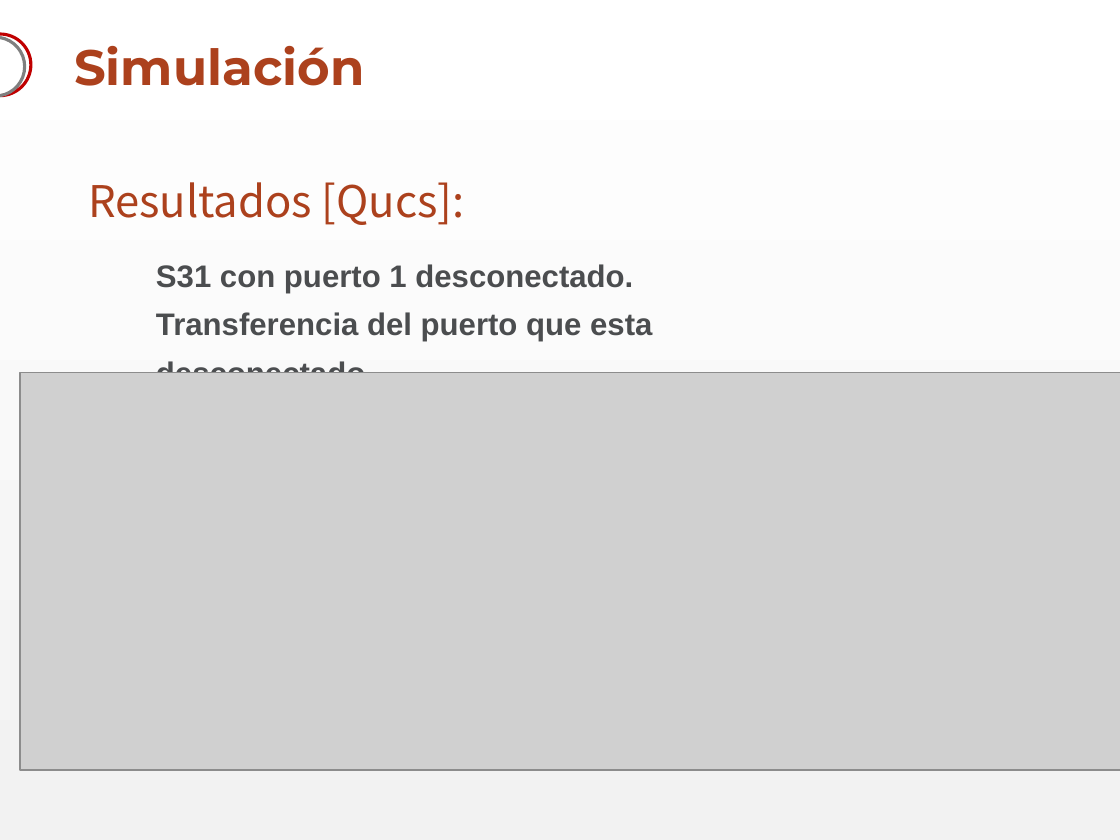
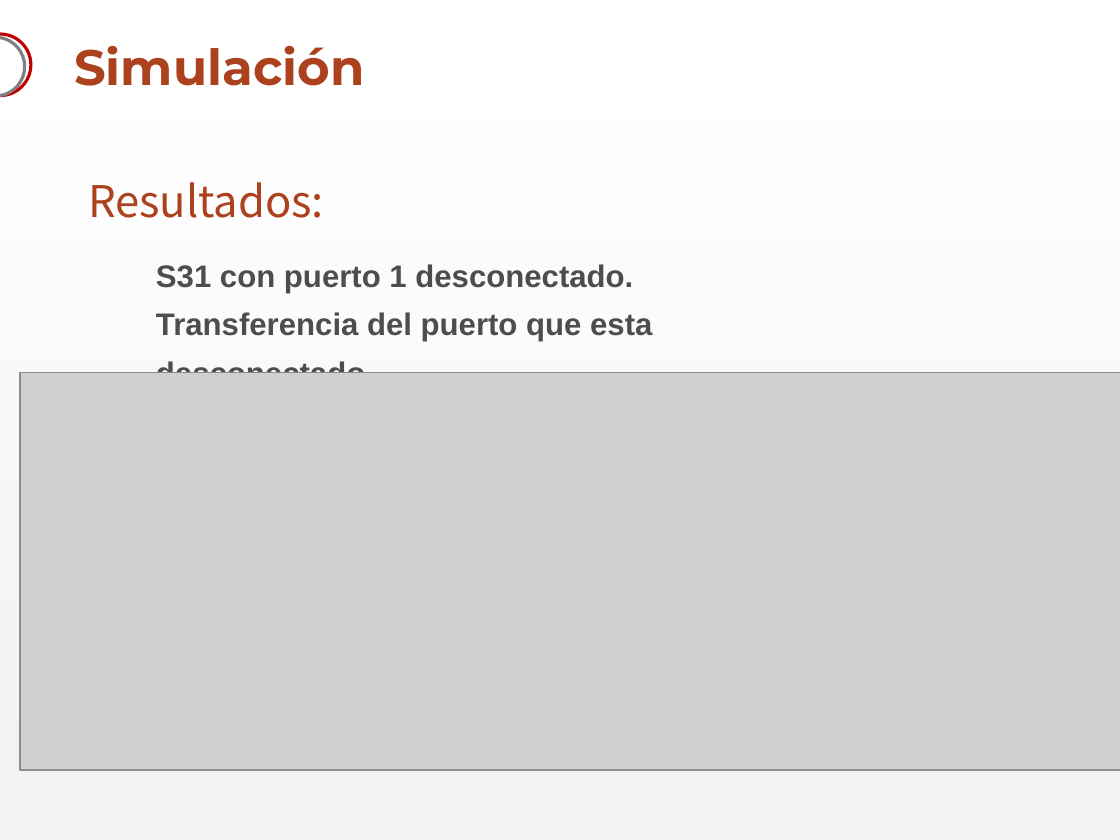
Before and after one commit to akukulanski/RF_Switch_3GHz, a slide deck: slide 11 of Presentación/RF Switch.pptx (slide 10 before the commit). Drawn at 1120x840 pixels with LibreOffice and Linux fonts; fonts in the diff are those of the drawing; grey boxes stand for pictures; background and template pictures are left out. Boxes give left, top, right and bottom in pixels: in the first picture for what was removed or moved away, otherwise in the second. Text is boxed around its words. In the diff, an @@ line names an element or a change of style, - is before the commit and + after.

```diff
--- a/Presentación/RF Switch.pptx
+++ b/Presentación/RF Switch.pptx
@@ text at (88, 182, 324, 218): text changed @@
-Resultados [Qucs]:
+Resultados:
```
Also in this commit, not shown: 3 other slides changed, 2 slides added, 1 slide removed.
